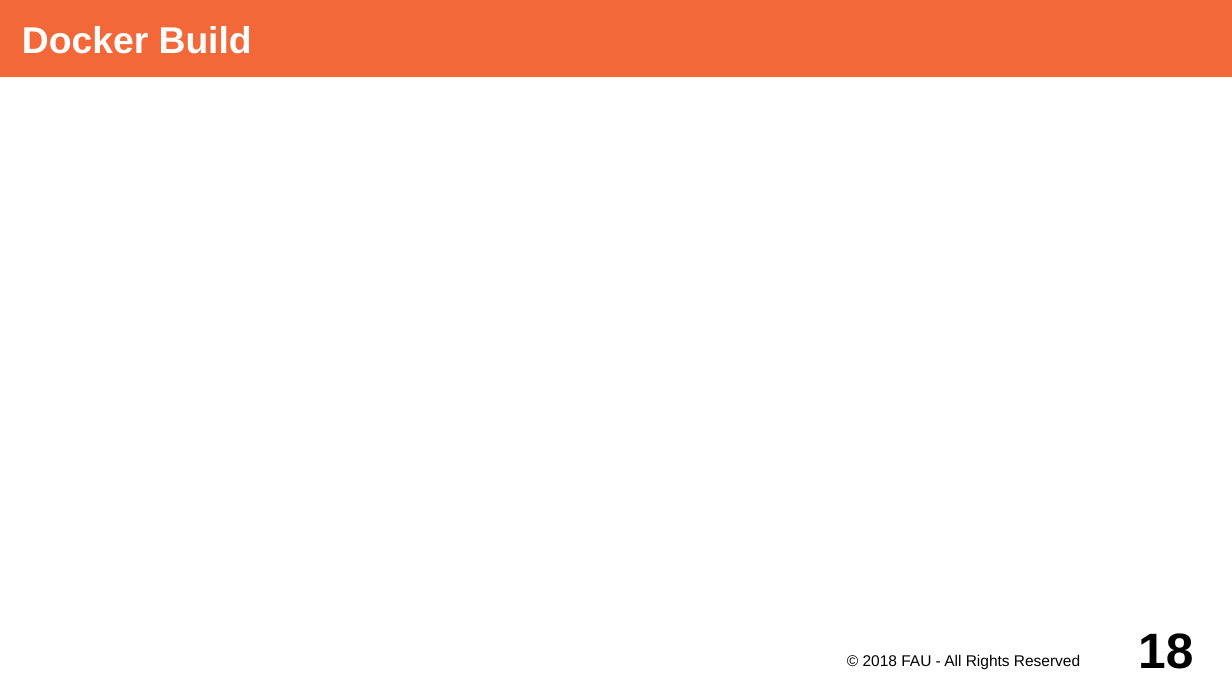
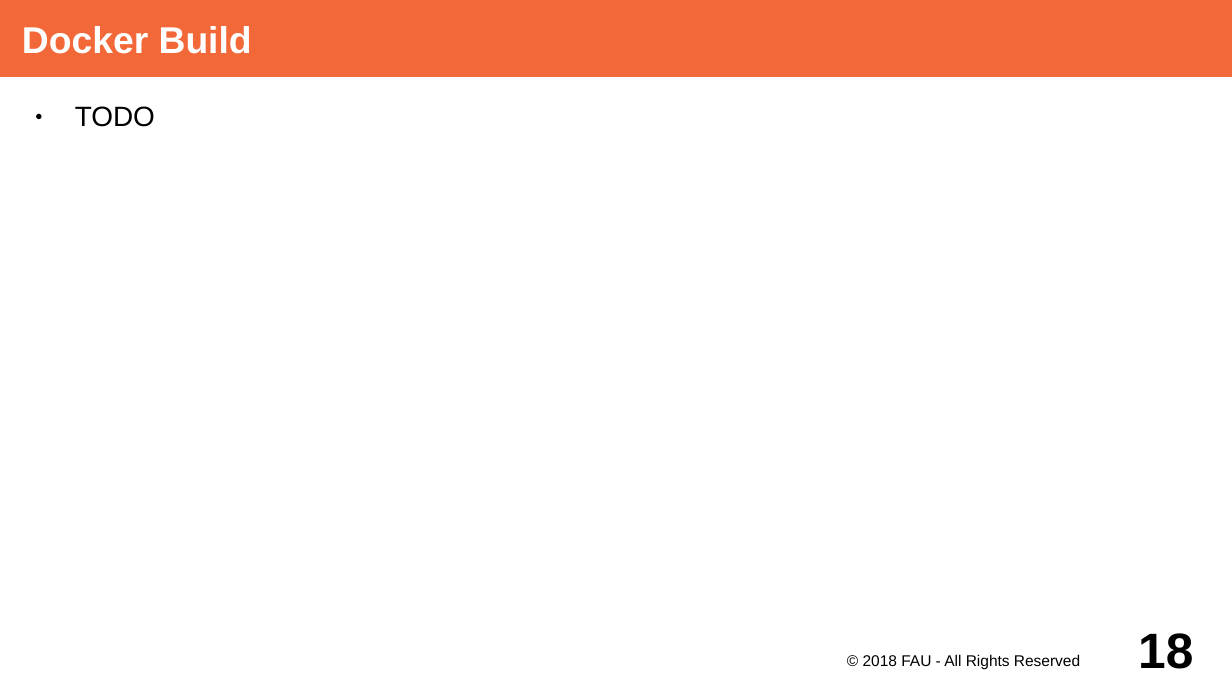
Before and after one commit to dirkriehle/adap-course, a slide deck: slide 18 of Lecture Slides/ADAP Z01 - Containerization.odp. Drawn at 1232x693 pixels with LibreOffice and Linux fonts; fonts in the diff are those of the drawing. Boxes give left, top, right and bottom in pixels: in the first picture for what was removed or moved away, otherwise in the second. Text is boxed around its words. In the diff, an @@ line names an element or a change of style, - is before the commit and + after.

```diff
--- a/Lecture Slides/ADAP Z01 - Containerization.odp
+++ b/Lecture Slides/ADAP Z01 - Containerization.odp
@@ text added at (x1=75, y1=106, x2=155, y2=127), 18 pt, text #000000 @@
+● TODO
```
Also in this commit, not shown: 8 other slides changed.
